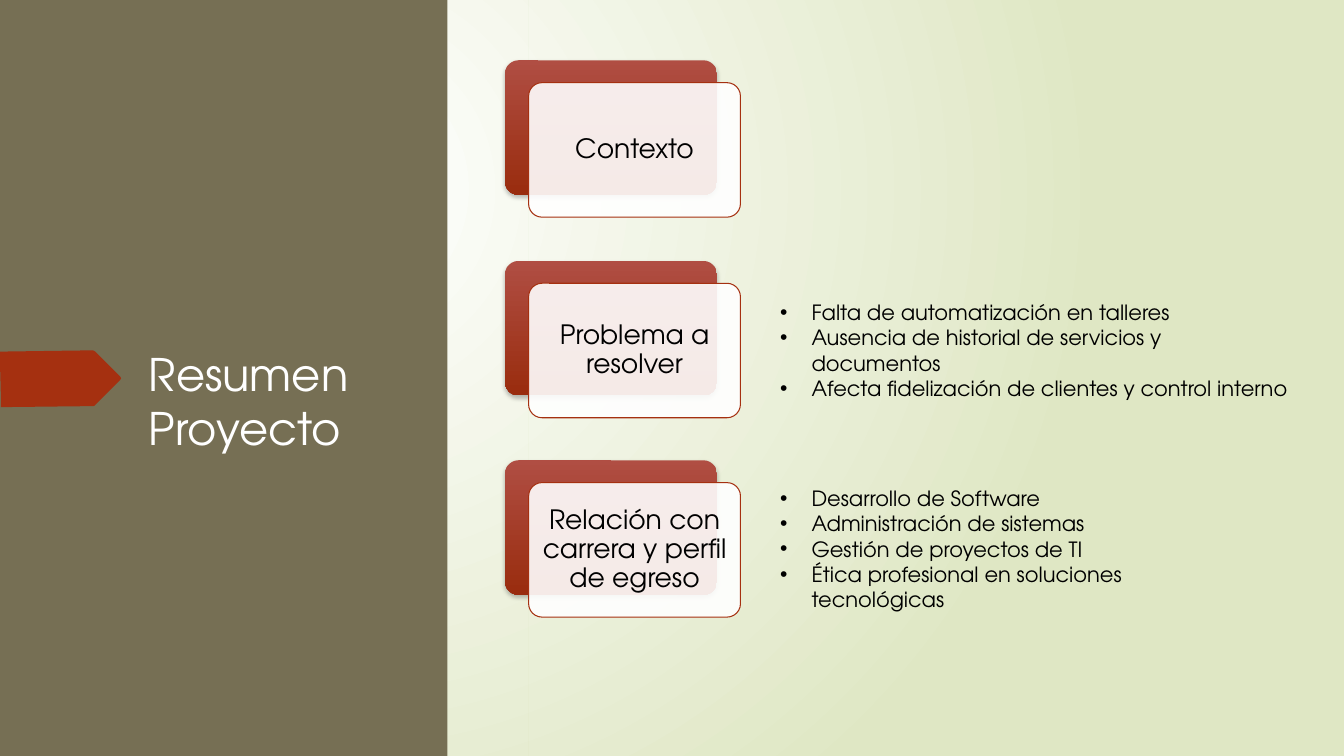
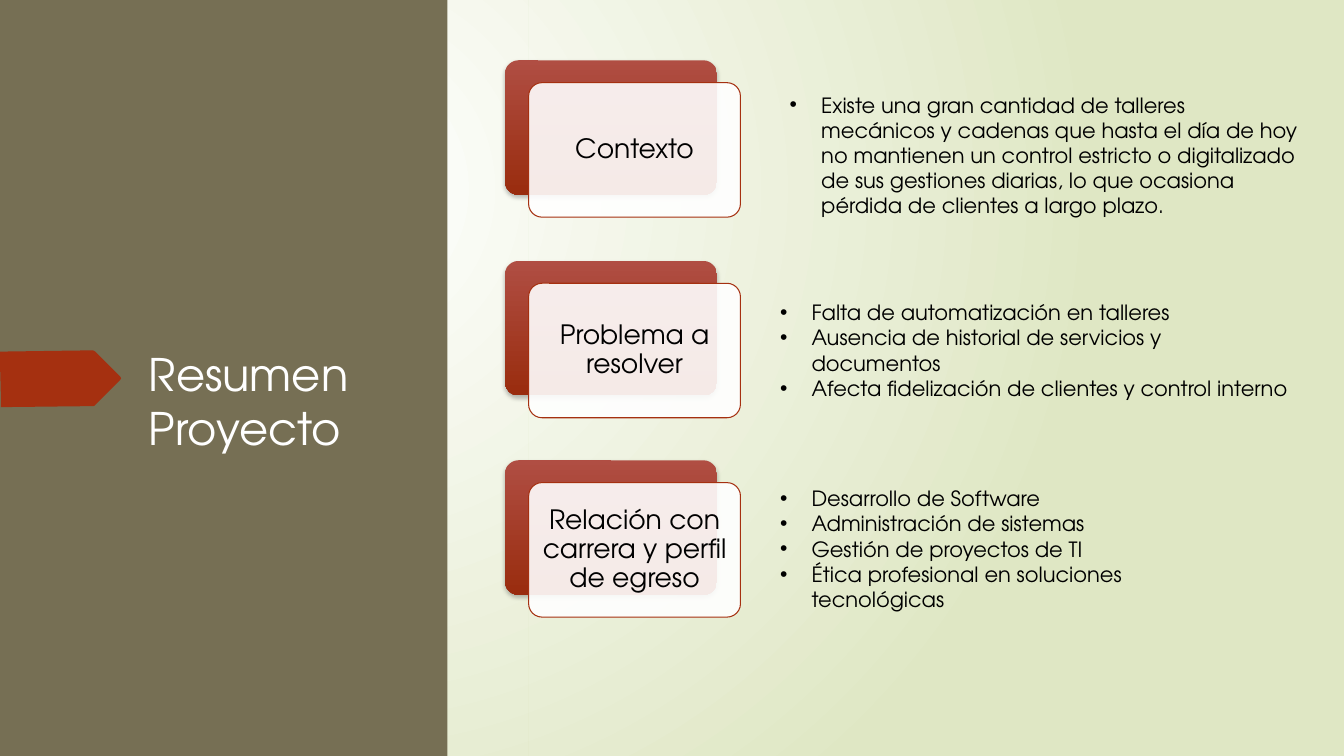
Before and after one commit to Sythrex/Capstone_grupo_4, a slide deck: slide 3 of Fase 1/Evidencias Grupales/PresentacionProyecto.pptx. Drawn at 1344x756 pixels with LibreOffice and Linux fonts; fonts in the diff are those of the drawing. Boxes give left, top, right and bottom in pixels: in the first picture for what was removed or moved away, otherwise in the second. Text is boxed around its words. In the diff, an @@ line names an element or a change of style, - is before the commit and + after.

```diff
--- a/Fase 1/Evidencias Grupales/PresentacionProyecto.pptx
+++ b/Fase 1/Evidencias Grupales/PresentacionProyecto.pptx
@@ text added at <box>821,97,1297,218</box>, 15 pt, text #000000 @@
+• Existe una gran cantidad de talleres mecánicos y cadenas que hasta el día de hoy no mantienen un control estricto o digitalizado de sus gestiones diarias, lo que ocasiona pérdida de clientes a largo plazo.
```
Also in this commit, not shown: 5 other slides changed, 2 slides added, 2 slides removed, 4 other files.
